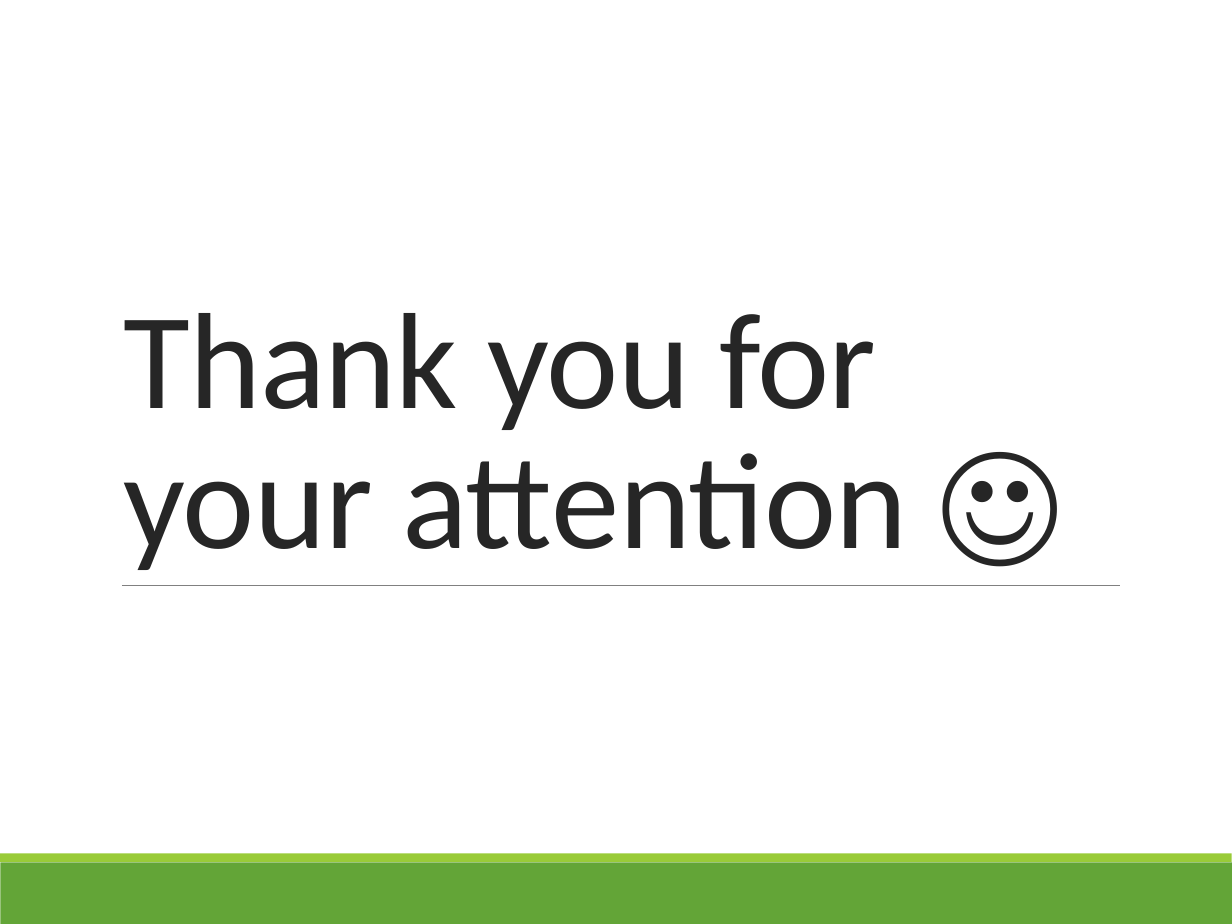
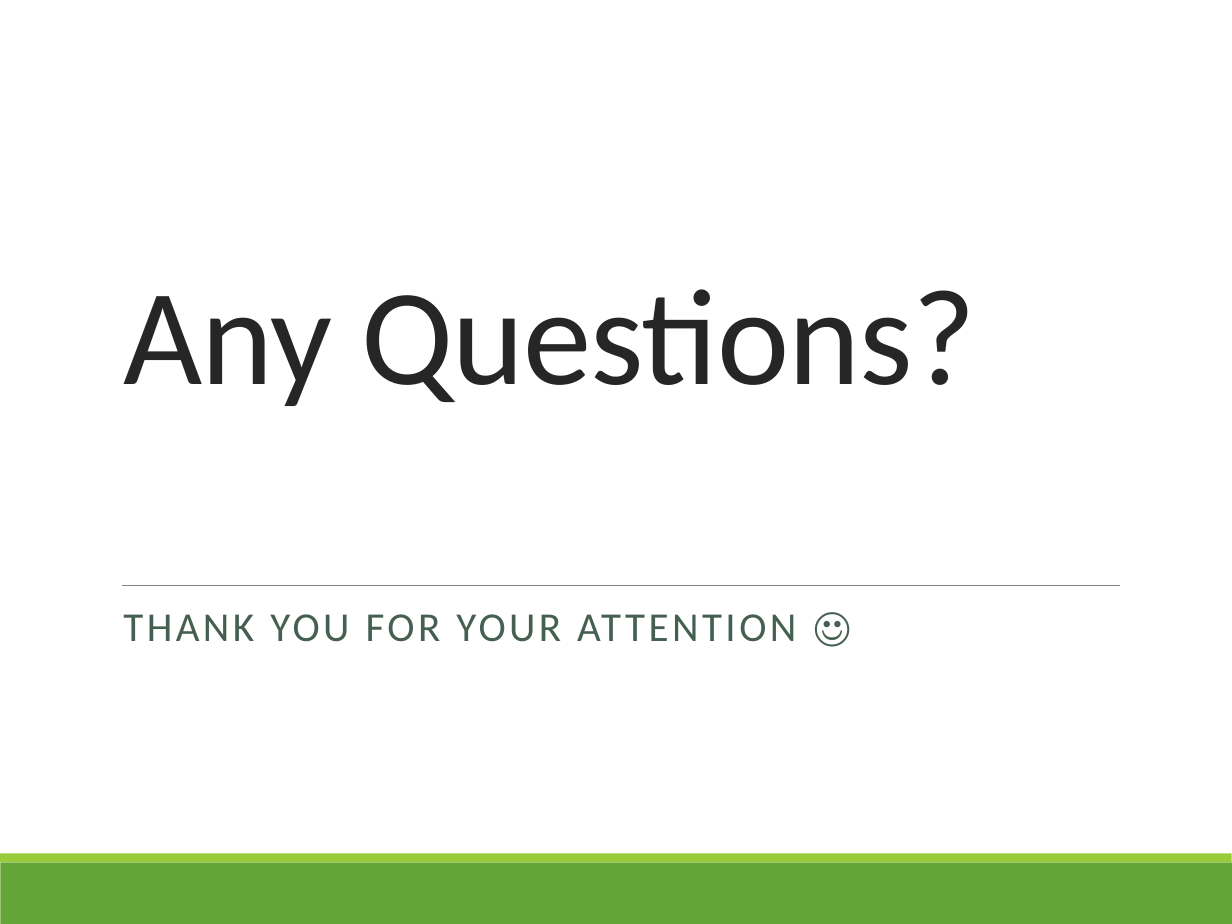
Before and after one commit to Eva0410/Nachhilfeboerse, a slide deck: slide 7 of 05_ReleaseDocs/Initial Release_3_10_2017/Presentation.pptx. Drawn at 1232x924 pixels with LibreOffice and Linux fonts; fonts in the diff are those of the drawing. Boxes give left, top, right and bottom in pixels: in the first picture for what was removed or moved away, otherwise in the second. Text is boxed around its words. In the diff, an @@ line names an element or a change of style, - is before the commit and + after.

```diff
--- a/05_ReleaseDocs/Initial Release_3_10_2017/Presentation.pptx
+++ b/05_ReleaseDocs/Initial Release_3_10_2017/Presentation.pptx
@@ title at [123, 289, 976, 406]: text changed @@
-Thank you for your attention ☺
+Any Questions?
@@ subtitle added at [123, 614, 796, 642], 24 pt, text #455F51 @@
+THANK YOU FOR YOUR ATTENTION ☺
```
Also in this commit, not shown: 5 other slides changed, 6 other files.
